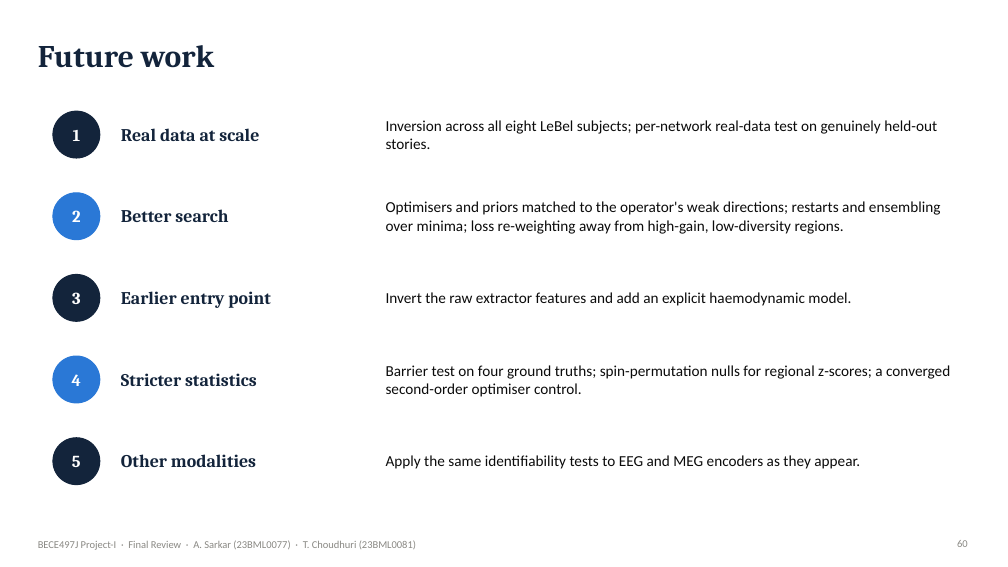
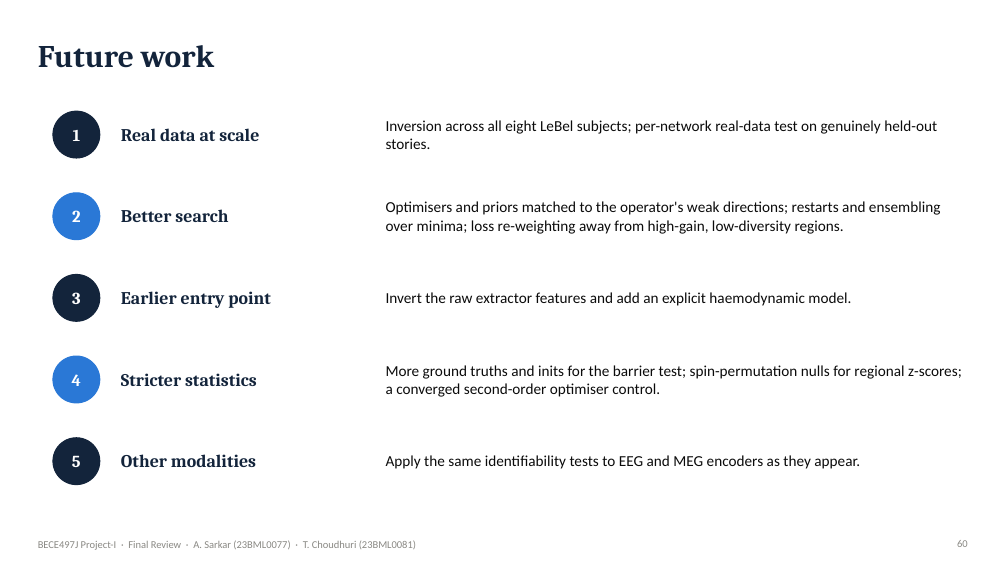
Before and after one commit to Ivxn404/semantic-decoding-tribe-inversion, a slide deck: slide 60 of deck/Final_Sarkar_Choudhuri.pptx. Drawn at 1008x567 pixels with LibreOffice and Linux fonts; fonts in the diff are those of the drawing. Boxes give left, top, right and bottom in pixels: in the first picture for what was removed or moved away, otherwise in the second. Text is boxed around its words. In the diff, an @@ line names an element or a change of style, - is before the commit and + after.

Commit message:
Barrier and sensitivity tests on four ground truths: update results, figures, report, poster, deck, demo, docs

```diff
--- a/deck/Final_Sarkar_Choudhuri.pptx
+++ b/deck/Final_Sarkar_Choudhuri.pptx
@@ text at (386, 365, 962, 397): text changed @@
-Barrier test on four ground truths; spin-permutation nulls for regional z-scores; a converged second-order optimiser control.
+More ground truths and inits for the barrier test; spin-permutation nulls for regional z-scores; a converged second-order optimiser control.
```
Also in this commit, not shown: 12 other slides changed, 18 other files.
